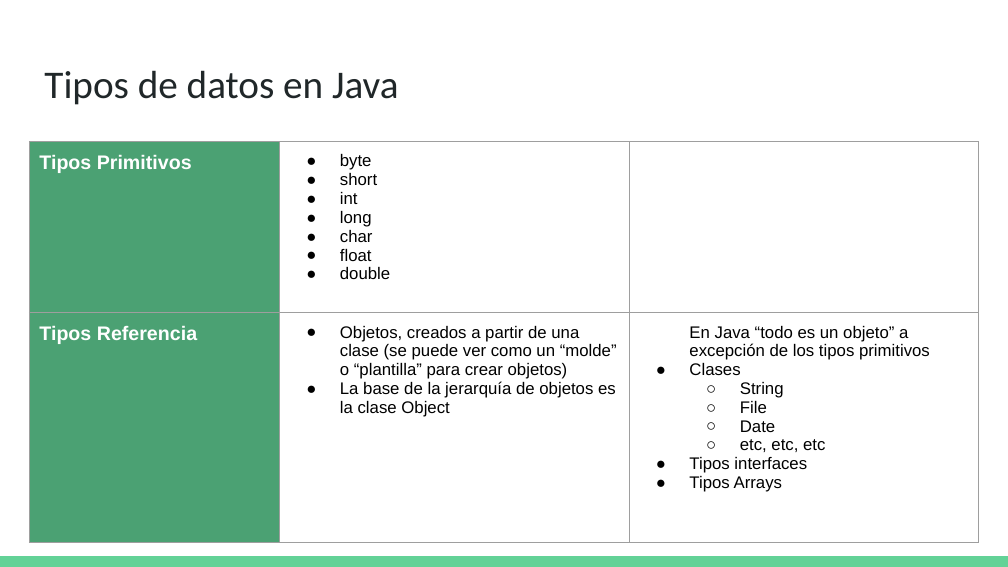
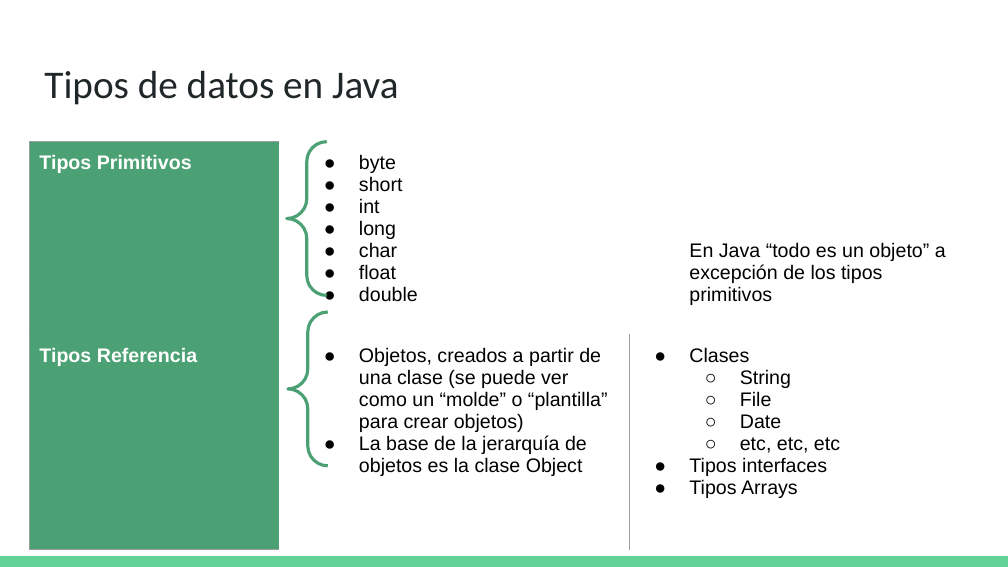
Before and after one commit to oskar-raul-dev/blindma1den-learn-java, a slide deck: slide 5 of Presentaciones PP/002-Hola Mundo - Parte 2.pptx. Drawn at 1008x567 pixels with LibreOffice and Linux fonts; fonts in the diff are those of the drawing. Boxes give left, top, right and bottom in pixels: in the first picture for what was removed or moved away, otherwise in the second. Text is boxed around its words. In the diff, an @@ line names an element or a change of style, - is before the commit and + after.

```diff
--- a/Presentaciones PP/002-Hola Mundo - Parte 2.pptx
+++ b/Presentaciones PP/002-Hola Mundo - Parte 2.pptx
@@ table at (29, 142, 979, 502) @@
-row 1, column 3: 
+row 1, column 3: En Java “todo es un objeto” a excepción de los tipos primitivos
-row 2, column 3: En Java “todo es un objeto” a excepción de los tipos primitivos / Clases / String / File / Date / etc, etc, etc / Tipos interfaces / Tipos Arrays
+row 2, column 3: Clases / String / File / Date / etc, etc, etc / Tipos interfaces / Tipos Arrays
@@ size 12 to 14 pt in "byte", "short", "int", "long" and 5 more places @@
@@ indent changed @@
@@ borders changed @@
@@ left brace added at (287, 142, 328, 296), outline #4BA173 2.25 pt @@
@@ left brace added at (288, 312, 329, 467), outline #4BA173 2.25 pt @@
```
Also in this commit, not shown: 3 other slides changed, 9 other files.
